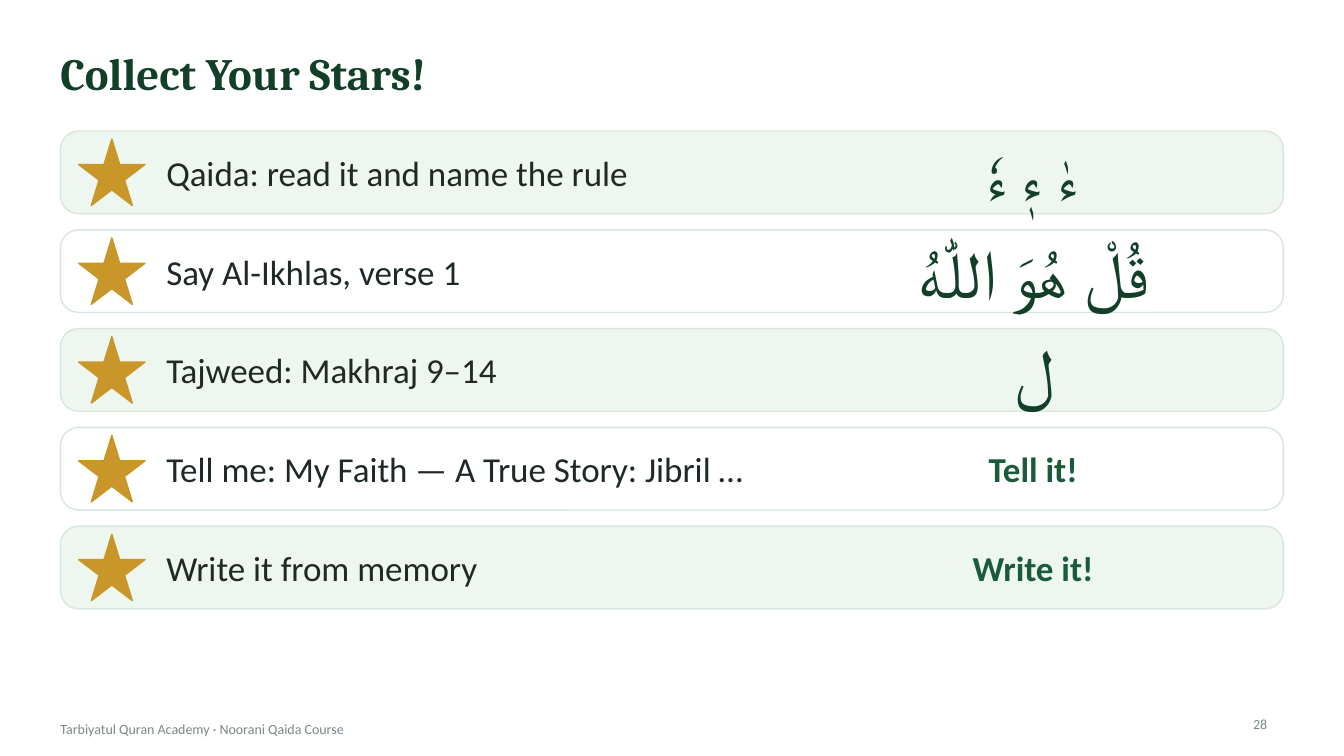
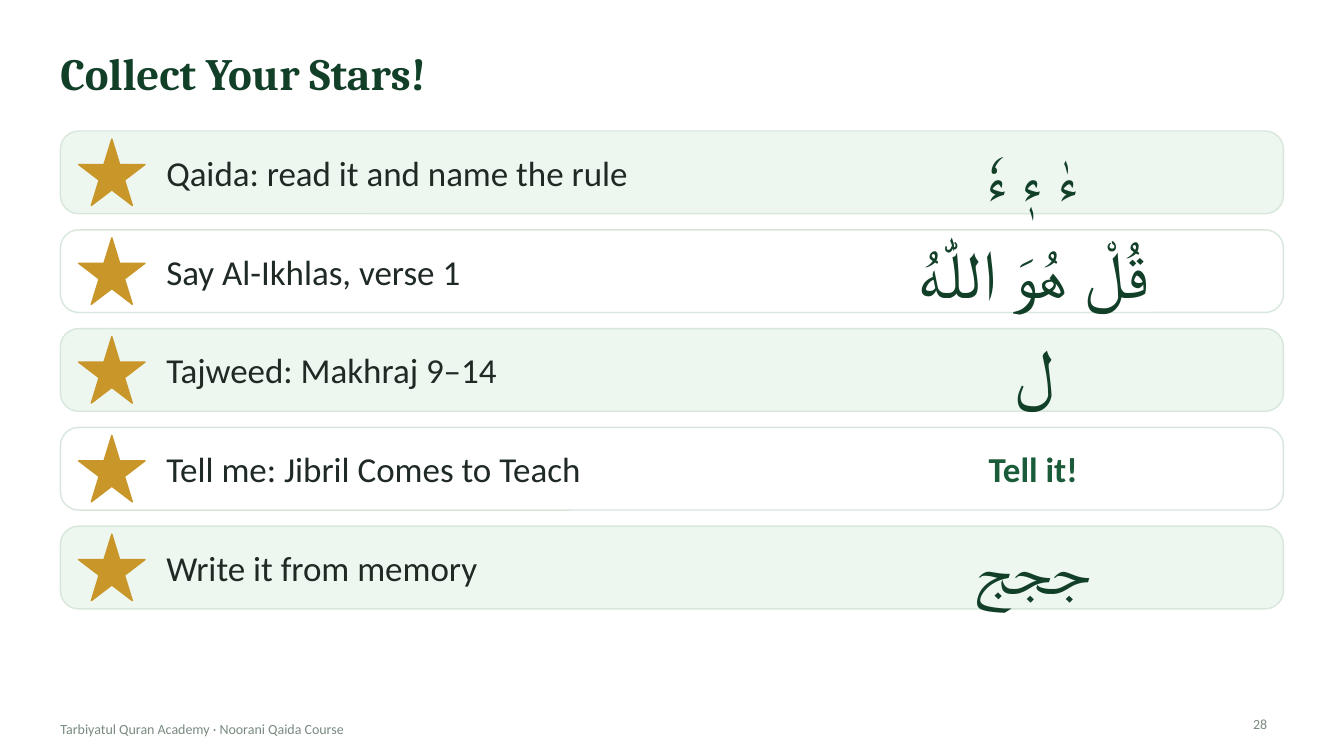
Before and after one commit to ibnhosain/TQA-Management-System, a slide deck: slide 28 of backend/core/deck_seed/noorani-qaida-lecture-04.pptx. Drawn at 1344x756 pixels with LibreOffice and Linux fonts; fonts in the diff are those of the drawing; background and template pictures are left out. Boxes give left, top, right and bottom in pixels: in the first picture for what was removed or moved away, otherwise in the second. Text is boxed around its words. In the diff, an @@ line names an element or a change of style, - is before the commit and + after.

```diff
--- a/backend/core/deck_seed/noorani-qaida-lecture-04.pptx
+++ b/backend/core/deck_seed/noorani-qaida-lecture-04.pptx
@@ text at (166,457,580,483): text changed @@
-Tell me: My Faith — A True Story: Jibril …
+Tell me: Jibril Comes to Teach
@@ text at (977,571,1089,613): text changed; size 25 to 48 pt; text colour #1A5C3A to #123F28; bold off @@
-Write it!
+ججج
```
Also in this commit, not shown: 8 other slides changed, 21 other files.
